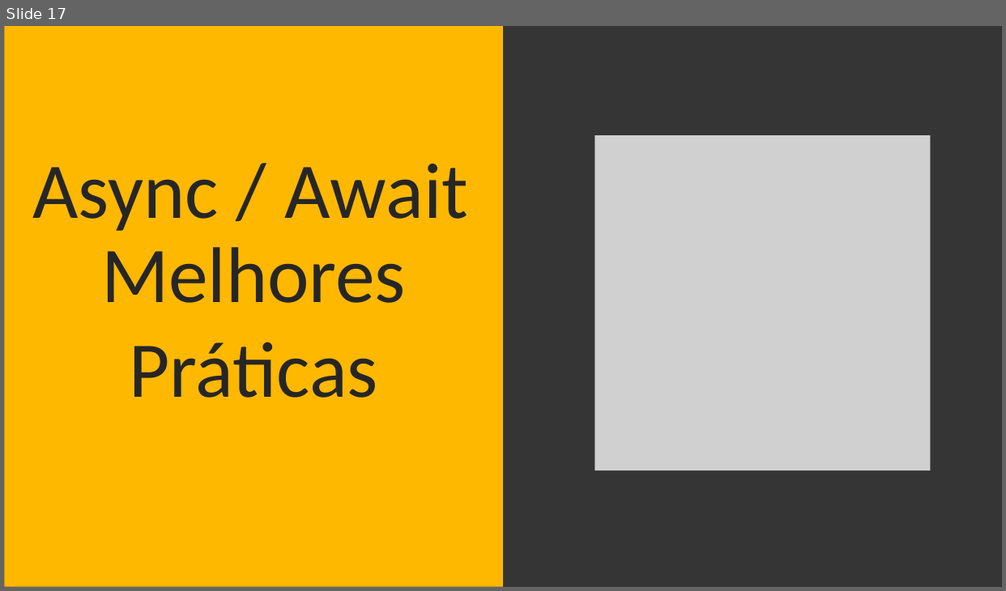
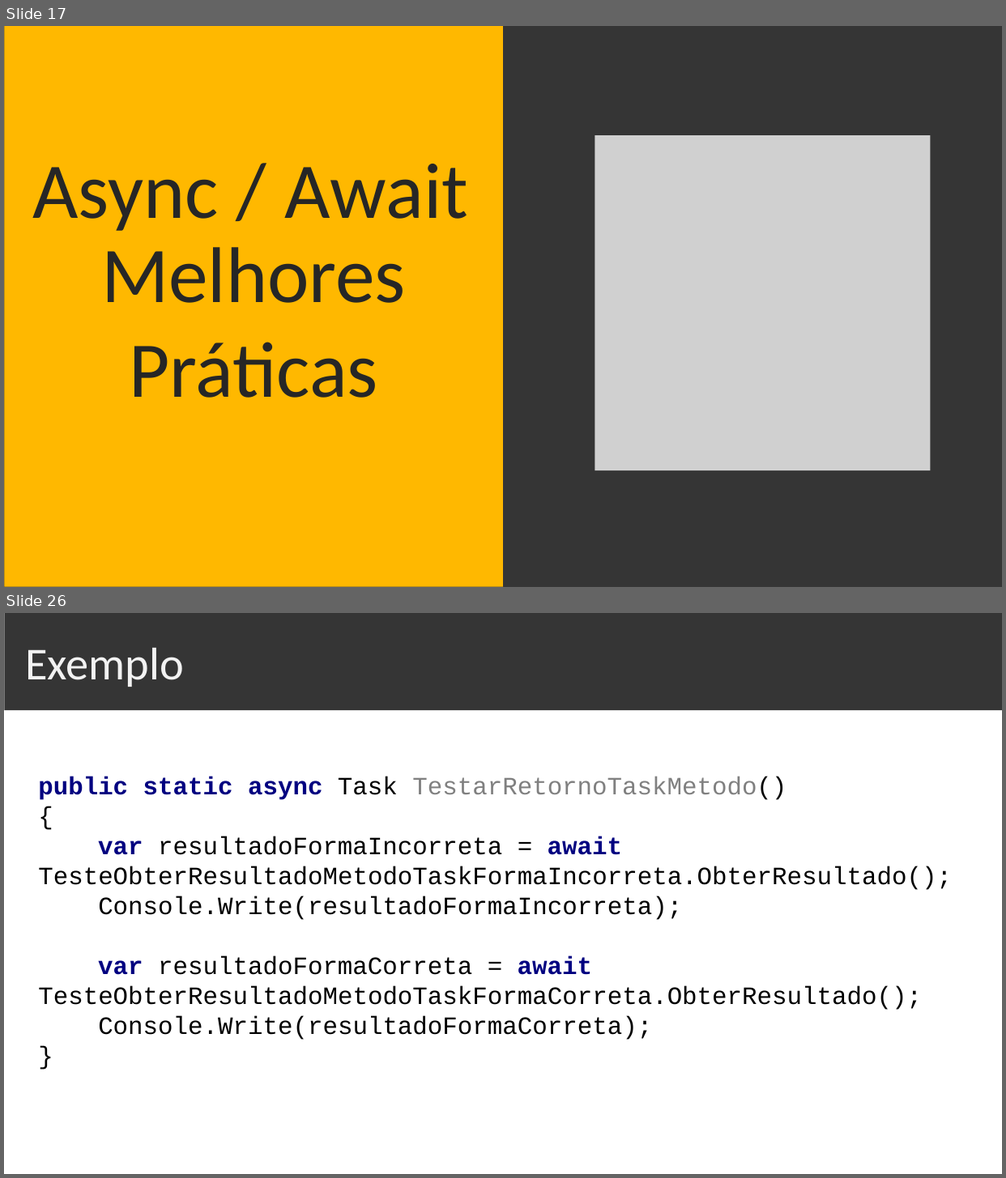
Before and after one commit to sostenes198/.NET-Estudos, a slide deck: AsyncAwait/Apresentacao-Squadra/Apresentacao-Async-Await.pptx. Shown one above the other, each under a label of ours: slide 17 before the commit, slides 17 and 26 after it; the slides between them are not shown. The pictures are 1006x591 and 1006x1178 pixels, drawn with LibreOffice and Linux fonts; fonts in the diff are those of the drawing; grey boxes stand for pictures. Boxes give left, top, right and bottom in pixels: in the first picture for what was removed or moved away, otherwise in the second. Text is boxed around its words. In the diff, an @@ line names an element or a change of style, - is before the commit and + after.

```diff
--- a/AsyncAwait/Apresentacao-Squadra/Apresentacao-Async-Await.pptx
+++ b/AsyncAwait/Apresentacao-Squadra/Apresentacao-Async-Await.pptx
@@ slide 26 added at [4, 613, 1002, 1174], background #FFFFFF @@
@@ freeform shape added at [4, 613, 1002, 710], fill #353535 @@
@@ text added at [25, 648, 184, 687], 44 pt, text #F2F2F2 @@
+Exemplo
@@ text added at [38, 777, 952, 1040], 24 pt, text #000000 @@
+public static async Task TestarRetornoTaskMetodo()
+{
+var resultadoFormaIncorreta = await TesteObterResultadoMetodoTaskFormaIncorreta.ObterResultado();
+Console.Write(resultadoFormaIncorreta);
+var resultadoFormaCorreta = await TesteObterResultadoMetodoTaskFormaCorreta.ObterResultado();
+Console.Write(resultadoFormaCorreta);
+}
```
Also in this commit, not shown: 4 slides changed, 22 other slides added, 1 slide removed, 10 other files.
